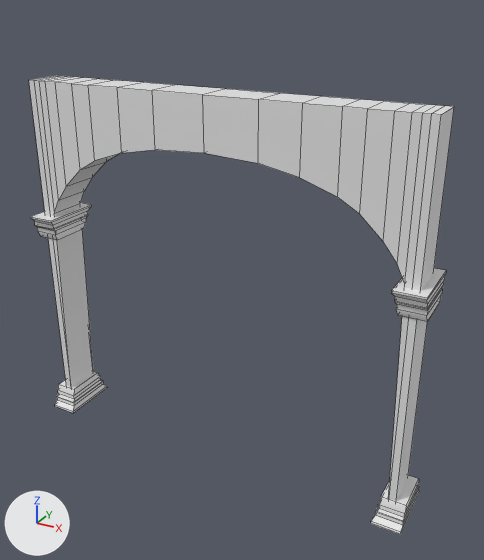
Before and after pictures for a commit that changed the Blender file Modelling5.blend.
Before and after are seen from a camera (50 mm lens) standing at (7.34, -5.18, 6.61) and looking at (3.21, 2.33, 2.85). The axes (+X, +Y, +Z) are drawn at lower left. The lights are the same throughout. Mesh edges are drawn as thin lines. The same objects are shown in both versions, whatever each file hides.
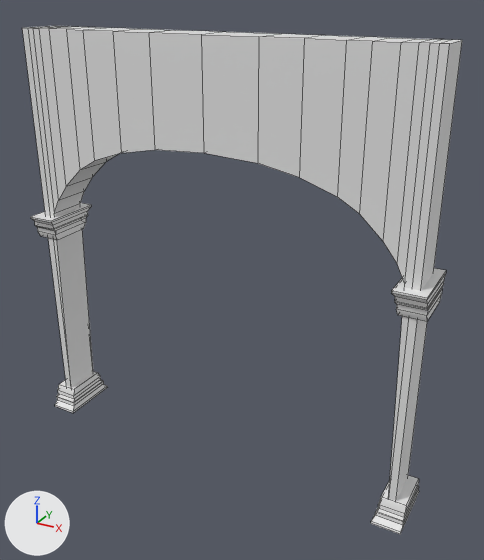
The change, as a diff of the scene's bpy script:
```diff
--- a/Modelling5.blend.py
+++ b/Modelling5.blend.py
@@ me_cube_075 @@
 me_cube_075.from_pydata(...)  # 204 vertices, 194 faces; spans x -5.9..0.15, y 1.78..2.69, z -5.39..0.04
 # used by ob_cube_071; location = (0.0, 0.0, 0.0); rotation_euler = (-3.142, 0.0, 3.142), in degrees (-180, 0, 180)
+# me_cube_075 part 1: all 38 vertices in x -5.76..0.0, y 1.94..2.52, z -5.39 are moved by (0.0, 0.0, -0.69)
 me_cube_075.materials.append(mat_untitled_001)
```

Where the change shows, as pixel boxes [x1, y1, x2, y2] in the pictures (484 x 560 px; the box of a moved part takes in the faces that stretch with it):
'Cube.071', reshaped (11% taller)
    before: [29, 76, 454, 534]
    after: [22, 26, 462, 534]
part 1 of me_cube_075, moved or reshaped
    before: [29, 76, 454, 501]
    after: [22, 26, 462, 501]
